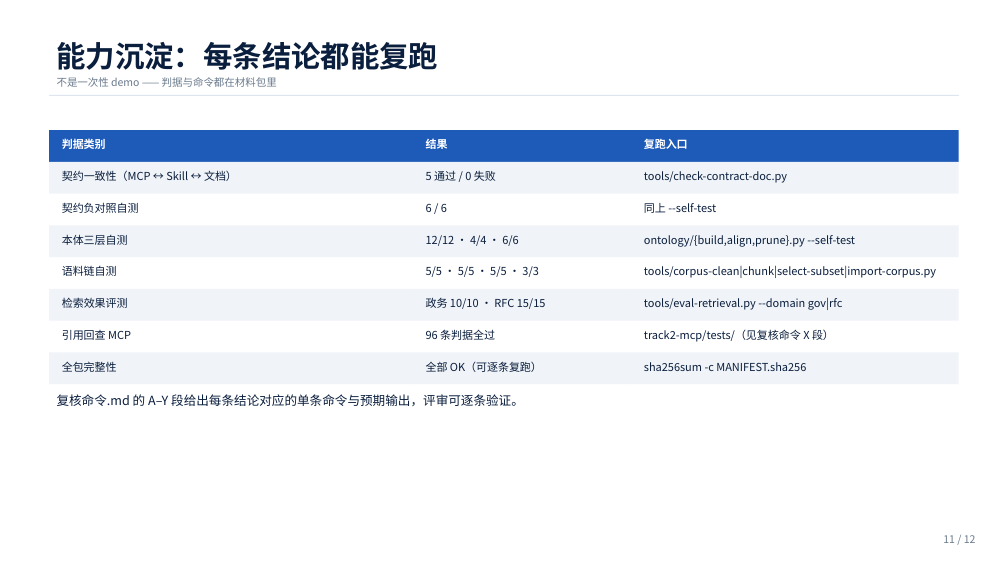
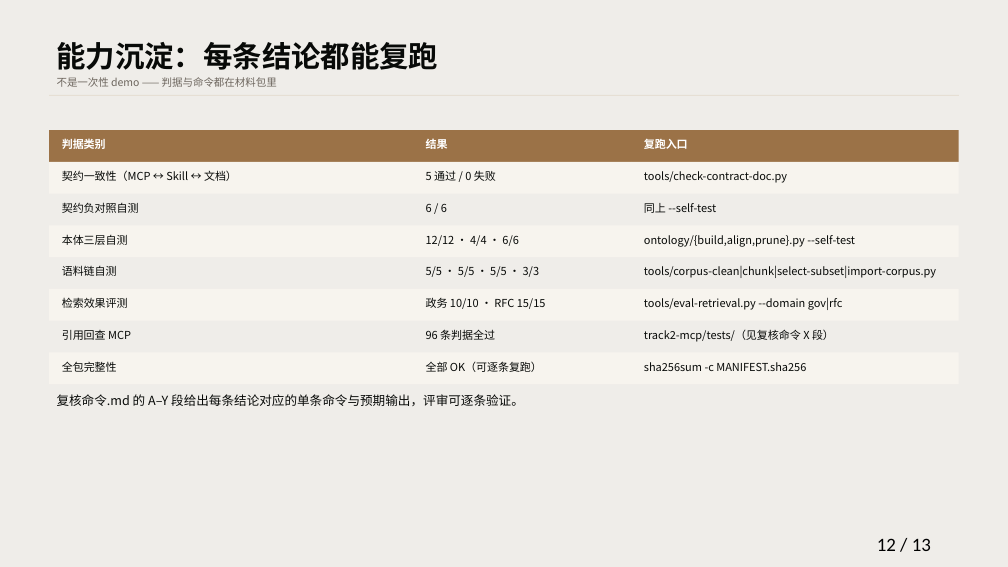
Before and after one commit to Endminlord/ict-decision-agent, a slide deck: slide 11 of deck/ict-deck.pptx. Drawn at 1008x567 pixels with LibreOffice and Linux fonts; fonts in the diff are those of the drawing. Boxes give left, top, right and bottom in pixels: in the first picture for what was removed or moved away, otherwise in the second. Text is boxed around its words. In the diff, an @@ line names an element or a change of style, - is before the commit and + after.

```diff
--- a/deck/ict-deck.pptx
+++ b/deck/ict-deck.pptx
@@ background #FFFFFF to #EFEDE9 @@
@@ text "不是一次性 demo —— 判据与命令都在材料包里" at [57, 77, 277, 87]: text colour #6B7B8D to #6E675F @@
@@ rectangle at [49, 95, 959, 95]: fill #DEE5EF to #E6DFD4 @@
@@ fill #1E5AB8 to #9B7247 in 3 elements at [413, 130, 631, 162], [631, 130, 959, 162], [49, 130, 413, 162] @@
@@ fill #F0F4F8 to #F7F4EE in 12 elements at [413, 162, 631, 194], [631, 162, 959, 194], [413, 225, 631, 257], [631, 225, 959, 257], [413, 289, 631, 321], [631, 289, 959, 321], [413, 352, 631, 384], [631, 352, 959, 384], [49, 162, 413, 194], [49, 225, 413, 257], [49, 289, 413, 321], [49, 352, 413, 384] @@
@@ text colour #0A1E3D to #080A08 in 23 elements at [57, 42, 439, 70], [62, 170, 237, 181], [426, 171, 496, 181], [644, 171, 787, 183], [62, 202, 139, 213], [426, 204, 447, 212], [644, 203, 716, 213], [62, 234, 128, 245], [426, 235, 519, 246], [644, 235, 855, 247], [62, 265, 117, 276], [426, 266, 540, 277], [644, 266, 936, 278], [62, 298, 128, 308], [426, 298, 546, 309], [644, 298, 843, 310], [62, 330, 131, 340], [426, 329, 495, 340], [644, 329, 834, 342], [62, 361, 117, 372], [426, 361, 542, 372], [644, 362, 806, 371], [57, 394, 524, 406] @@
@@ text at [877, 538, 931, 551]: text changed; size 10 to 18 pt; font Noto Sans CJK SC to Calibri; text colour #6B7B8D to #000000 @@
-11 / 12
+12 / 13
```
Also in this commit, not shown: 11 other slides changed, 1 slide added, 5 other files.
